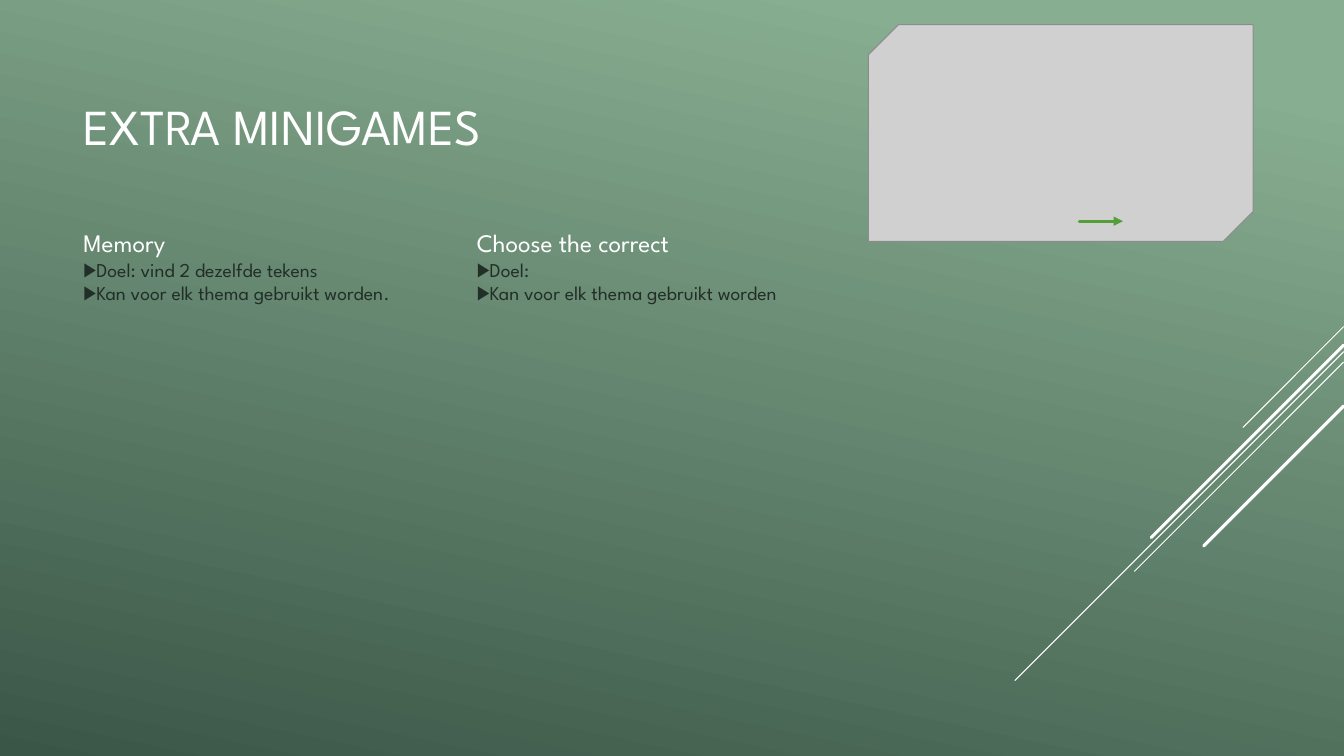
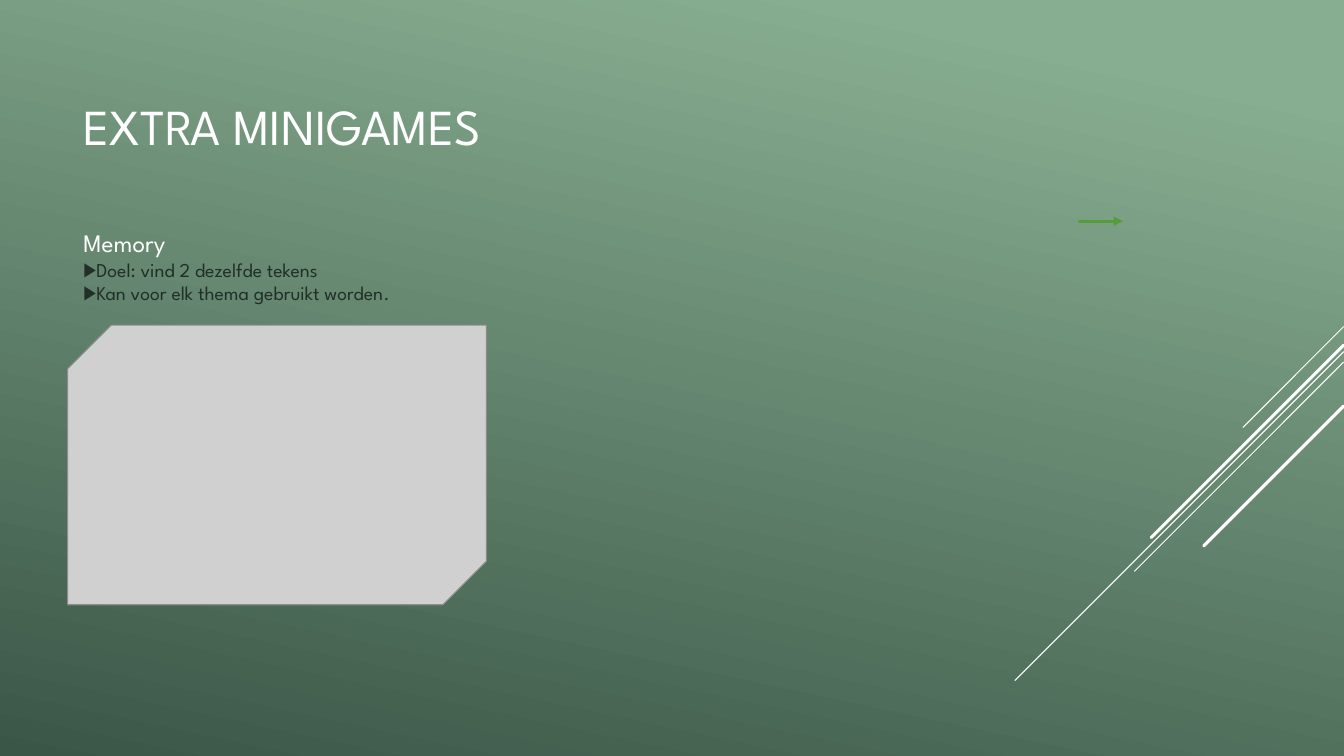
Before and after one commit to vives-project-xp/EducationalGame2, a slide deck: slide 7 of Educational_game_2.pptx. Drawn at 1344x756 pixels with LibreOffice and Linux fonts; fonts in the diff are those of the drawing; grey boxes stand for pictures. Boxes give left, top, right and bottom in pixels: in the first picture for what was removed or moved away, otherwise in the second. Text is boxed around its words. In the diff, an @@ line names an element or a change of style, - is before the commit and + after.

```diff
--- a/Educational_game_2.pptx
+++ b/Educational_game_2.pptx
@@ picture removed at (x1=869, y1=25, x2=1254, y2=242) @@
@@ text removed at (x1=477, y1=234, x2=777, y2=304) @@
-Choose the correct
-▶ Doel:
-▶ Kan voor elk thema gebruikt worden
@@ picture added at (x1=68, y1=326, x2=486, y2=605) @@
```
Also in this commit, not shown: 2 other slides changed, 16 other files.
